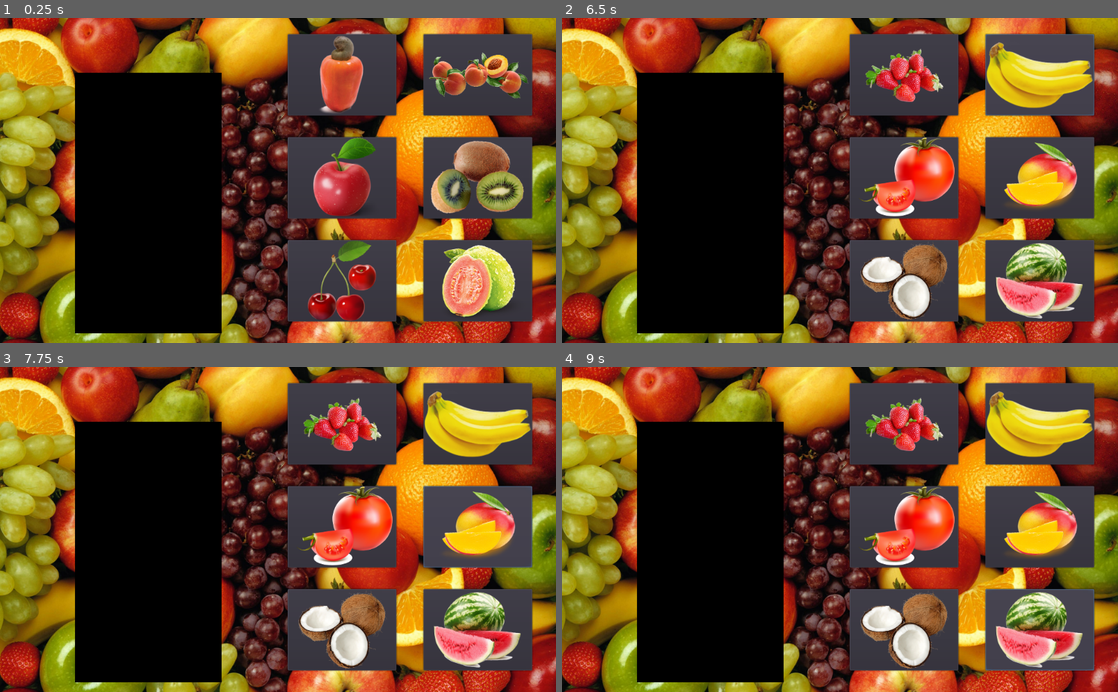
Above: before the commit, frames 1-4 (two rows, left to right).
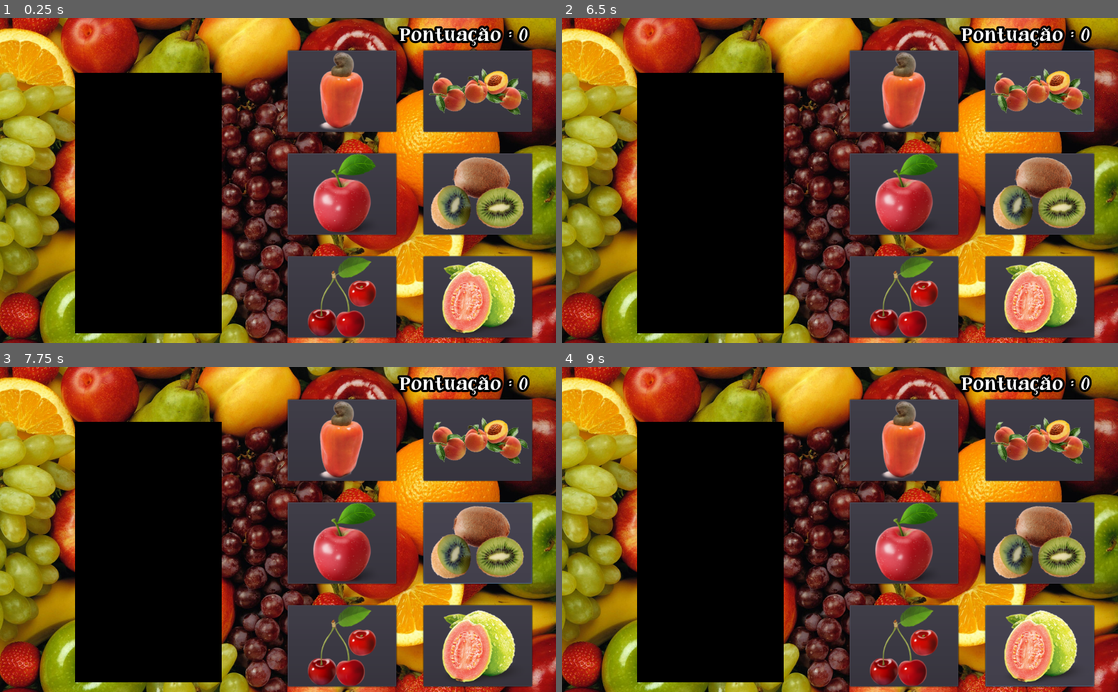
Above: after the commit, the same moments.

Repository: ClaudioKamoda/Qual-a-Fruta
Game: Godot game, scene res://cenas/principalDificeis.tscn
The game is run twice, just before and just after one commit, with the same random seed, the same clock (stepped at 60 frames per second) and the same inputs. This scene is started directly instead of the project's main scene. The engine's default icon, where the game draws it, is replaced by a stand-in: a white triangle on a blue panel in a dark square. Video files are missing from this copy of the repository; at most half a second of black plays in their place.
Inputs (mouse positions are in pixels of both pictures, inside the frame that each line leads up to; where the layout moved, square brackets give the same spot in the first picture):
- Up to frame 1 (0.25 s): no input
- Up to frame 2 (6.5 s): click (906, 89) [906, 73] at 0.5 s; click (1040, 89) [1040, 73] at 1.25 s; click (906, 193) [906, 177] at 2 s; click (1040, 193) [1040, 177] at 2.75 s; click (906, 297) [906, 281] at 3.5 s; click (1040, 297) [1040, 281] at 4.25 s; click (906, 89) [906, 73] at 5 s; click (1040, 89) [1040, 73] at 5.75 s
- Up to frame 3 (7.75 s): click (344, 542) [344, 526] at 6.5 s; click (478, 542) [478, 526] at 7.25 s
- Up to frame 4 (9 s): click (906, 646) [906, 630] at 8 s; click (1040, 646) [1040, 630] at 8.75 s

The runs differ from the first frame. In frame 1, 24% of the frame differs, in the area x 0-99%, y 0-100%; in frame 2, 27%; in frame 3, 27%; in frame 4, 27%.
Error after the commit: Attempt to call function 'set_text' in base 'null instance' on a null instance. (res://scripts/principalDificeis.gd:81)

Commit message:
placar finalizado

Diff:
--- a/cenas/principalDificeis.tscn
+++ b/cenas/principalDificeis.tscn
@@ -1,10 +1,18 @@
-[gd_scene load_steps=6 format=2]
+[gd_scene load_steps=8 format=2]
 
 [ext_resource path="res://scripts/principalDificeis.gd" type="Script" id=1]
 [ext_resource path="res://imagens/icon.png" type="Texture" id=2]
 [ext_resource path="res://cenas/Background.tscn" type="PackedScene" id=3]
 [ext_resource path="res://cenas/PerguntasDificeis.tscn" type="PackedScene" id=4]
 [ext_resource path="res://videos/Maracuja.ogv" type="VideoStream" id=5]
+[ext_resource path="res://fonts/JandaCurlygirlChunky.ttf" type="DynamicFontData" id=6]
+
+[sub_resource type="DynamicFont" id=1]
+size = 30
+outline_size = 4
+outline_color = Color( 0, 0, 0, 1 )
+extra_spacing_char = 1
+font_data = ExtResource( 6 )
 
 [node name="Control" type="Control"]
 margin_right = 40.0
@@ -24,9 +32,9 @@
 
 [node name="Fruta1" type="Button" parent="Botões"]
 margin_left = 530.0
-margin_top = 30.0
+margin_top = 60.0
 margin_right = 730.0
-margin_bottom = 180.0
+margin_bottom = 210.0
 
 [node name="SpriteFruta1" type="Sprite" parent="Botões/Fruta1"]
 texture = ExtResource( 2 )
@@ -34,9 +42,9 @@
 
 [node name="Fruta2" type="Button" parent="Botões"]
 margin_left = 780.0
-margin_top = 30.0
+margin_top = 60.0
 margin_right = 980.0
-margin_bottom = 180.0
+margin_bottom = 210.0
 
 [node name="SpriteFruta2" type="Sprite" parent="Botões/Fruta2"]
 texture = ExtResource( 2 )
@@ -44,9 +52,9 @@
 
 [node name="Fruta3" type="Button" parent="Botões"]
 margin_left = 530.0
-margin_top = 220.0
+margin_top = 250.0
 margin_right = 730.0
-margin_bottom = 370.0
+margin_bottom = 400.0
 
 [node name="SpriteFruta3" type="Sprite" parent="Botões/Fruta3"]
 texture = ExtResource( 2 )
@@ -54,9 +62,9 @@
 
 [node name="Fruta4" type="Button" parent="Botões"]
 margin_left = 780.0
-margin_top = 220.0
+margin_top = 250.0
 margin_right = 980.0
-margin_bottom = 370.0
+margin_bottom = 400.0
 
 [node name="SpriteFruta4" type="Sprite" parent="Botões/Fruta4"]
 texture = ExtResource( 2 )
@@ -64,9 +72,9 @@
 
 [node name="Fruta5" type="Button" parent="Botões"]
 margin_left = 530.0
-margin_top = 410.0
+margin_top = 440.0
 margin_right = 730.0
-margin_bottom = 560.0
+margin_bottom = 590.0
 
 [node name="SpriteFruta5" type="Sprite" parent="Botões/Fruta5"]
 texture = ExtResource( 2 )
@@ -74,9 +82,9 @@
 
 [node name="Fruta6" type="Button" parent="Botões"]
 margin_left = 780.0
-margin_top = 410.0
+margin_top = 440.0
 margin_right = 980.0
-margin_bottom = 560.0
+margin_bottom = 590.0
 
 [node name="SpriteFruta6" type="Sprite" parent="Botões/Fruta6"]
 texture = ExtResource( 2 )
@@ -98,6 +106,15 @@
 margin_bottom = 852.0
 rect_rotation = 270.0
 stream = ExtResource( 5 )
+
+[node name="placar" type="RichTextLabel" parent="."]
+margin_left = 722.0
+margin_top = 10.0
+margin_right = 1014.0
+margin_bottom = 58.0
+custom_fonts/normal_font = SubResource( 1 )
+text = " Pontuação : 0"
+scroll_active = false
 [connection signal="button_up" from="Botões/Fruta1" to="." method="_on_Fruta1_button_up"]
 [connection signal="button_up" from="Botões/Fruta2" to="." method="_on_Fruta2_button_up"]
 [connection signal="button_up" from="Botões/Fruta3" to="." method="_on_Fruta3_button_up"]
--- a/cenas/principalFaceis.tscn
+++ b/cenas/principalFaceis.tscn
@@ -1,15 +1,24 @@
-[gd_scene load_steps=6 format=2]
+[gd_scene load_steps=8 format=2]
 
 [ext_resource path="res://scripts/principalFaceis.gd" type="Script" id=1]
 [ext_resource path="res://imagens/icon.png" type="Texture" id=2]
 [ext_resource path="res://cenas/PerguntasFaceis.tscn" type="PackedScene" id=3]
 [ext_resource path="res://cenas/Background.tscn" type="PackedScene" id=4]
 [ext_resource path="res://videos/Banana.ogv" type="VideoStream" id=5]
+[ext_resource path="res://fonts/JandaCurlygirlChunky.ttf" type="DynamicFontData" id=6]
+
+[sub_resource type="DynamicFont" id=1]
+size = 30
+outline_size = 4
+outline_color = Color( 0.0196078, 0.00392157, 0.00392157, 1 )
+extra_spacing_char = 1
+font_data = ExtResource( 6 )
 
 [node name="Control" type="Control"]
 margin_right = 40.0
 margin_bottom = 40.0
 script = ExtResource( 1 )
+placarPath = NodePath("placar")
 videoFrutaPath = NodePath("VideoFruta")
 fruta1Path = NodePath("Botões/Fruta 1/SpriteFruta1")
 fruta2Path = NodePath("Botões/Fruta 2/SpriteFruta2")
@@ -58,6 +67,15 @@
 rect_rotation = 270.0
 stream = ExtResource( 5 )
 autoplay = true
+
+[node name="placar" type="RichTextLabel" parent="."]
+margin_left = 722.0
+margin_top = 10.0
+margin_right = 1014.0
+margin_bottom = 58.0
+custom_fonts/normal_font = SubResource( 1 )
+text = " Pontuação : 0"
+scroll_active = false
 [connection signal="button_up" from="Botões/Fruta 1" to="." method="_on_Fruta_1_button_up"]
 [connection signal="button_up" from="Botões/Fruta 2" to="." method="_on_Fruta_2_button_up"]
 [connection signal="timeout" from="timer" to="." method="_on_timer_timeout"]
--- a/cenas/principalMedias.tscn
+++ b/cenas/principalMedias.tscn
@@ -1,15 +1,24 @@
-[gd_scene load_steps=6 format=2]
+[gd_scene load_steps=8 format=2]
 
 [ext_resource path="res://scripts/principalMedias.gd" type="Script" id=1]
 [ext_resource path="res://imagens/icon.png" type="Texture" id=2]
 [ext_resource path="res://cenas/Background.tscn" type="PackedScene" id=3]
 [ext_resource path="res://cenas/PerguntasMedias.tscn" type="PackedScene" id=4]
 [ext_resource path="res://videos/Abacaxi.ogv" type="VideoStream" id=5]
+[ext_resource path="res://fonts/JandaCurlygirlChunky.ttf" type="DynamicFontData" id=6]
+
+[sub_resource type="DynamicFont" id=1]
+size = 30
+outline_size = 4
+outline_color = Color( 0, 0, 0, 1 )
+extra_spacing_char = 1
+font_data = ExtResource( 6 )
 
 [node name="Control" type="Control"]
 margin_right = 40.0
 margin_bottom = 40.0
 script = ExtResource( 1 )
+placarPath = NodePath("placar")
 videoFrutaPath = NodePath("videoFruta")
 fruta1Path = NodePath("Botões/Fruta1/SpriteFruta1")
 fruta2Path = NodePath("Botões/Fruta2/SpriteFruta2")
@@ -76,6 +85,15 @@
 margin_bottom = 852.0
 rect_rotation = 270.0
 stream = ExtResource( 5 )
+
+[node name="placar" type="RichTextLabel" parent="."]
+margin_left = 722.0
+margin_top = 10.0
+margin_right = 1014.0
+margin_bottom = 58.0
+custom_fonts/normal_font = SubResource( 1 )
+text = " Pontuação : 0"
+scroll_active = false
 [connection signal="button_up" from="Botões/Fruta1" to="." method="_on_Fruta1_button_up"]
 [connection signal="button_up" from="Botões/Fruta2" to="." method="_on_Fruta2_button_up"]
 [connection signal="button_up" from="Botões/Fruta3" to="." method="_on_Fruta3_button_up"]
--- a/project.godot
+++ b/project.godot
@@ -19,6 +19,11 @@
 run/main_scene="res://cenas/TitleScreen.tscn"
 config/icon="res://imagens/icon.png"
 
+[display]
+
+window/stretch/mode="2d"
+window/stretch/aspect="keep"
+
 [rendering]
 
 environment/default_environment="res://default_env.tres"
--- a/scripts/principalDificeis.gd
+++ b/scripts/principalDificeis.gd
@@ -1,5 +1,6 @@
 extends Control
 
+export (NodePath) var placarPath
 export (NodePath) var videoFrutaPath
 export (NodePath) var fruta1Path
 export (NodePath) var fruta2Path
@@ -10,6 +11,7 @@
 export (NodePath) var perguntasDificeisPath
 export (NodePath) var timerPath
 
+onready var placar = get_node(placarPath)
 onready var video = get_node(videoFrutaPath)
 onready var fruta1 = get_node(fruta1Path)
 onready var fruta2 = get_node(fruta2Path)
@@ -71,30 +73,36 @@
 		print("Você acertou, "+fruta1Text)
 		score = score + 100 - penalty
 		penalty = 0
+		placar.set_text(" Pontuação : "+str(score))
 		timer.start()
 	else:
 		penalty += 10
 		print("Você errou, "+fruta1Text)
+		placar.set_text(" Pontuação : "+str(score))
 
 func _on_Fruta2_button_up():
 	if fruta2Text == resposta:
 		print("Você acertou, "+fruta2Text)
 		score = score + 100 - penalty
 		penalty = 0
+		placar.set_text(" Pontuação : "+str(score))
 		timer.start()
 	else:
 		penalty += 10
 		print("Você errou, "+fruta2Text)
+		placar.set_text(" Pontuação : "+str(score))
 
 func _on_Fruta3_button_up():
 	if fruta3Text == resposta:
 		print("Você acertou, "+fruta3Text)
 		score = score + 100 - penalty
 		penalty = 0
+		placar.set_text(" Pontuação : "+str(score))
 		timer.start()
 	else:
 		penalty += 10
 		print("Você errou, "+fruta3Text)
+		placar.set_text(" Pontuação : "+str(score))
 
 
 func _on_Fruta4_button_up():
@@ -102,20 +110,24 @@
 		print("Você acertou, "+fruta4Text)
 		score = score + 100 - penalty
 		penalty = 0
+		placar.set_text(" Pontuação : "+str(score))
 		timer.start()
 	else:
 		penalty += 10
 		print("Você errou, "+fruta4Text)
+		placar.set_text(" Pontuação : "+str(score))
 
 func _on_Fruta5_button_up():
 	if fruta5Text == resposta:
 		print("Você acertou, "+fruta5Text)
 		score = score + 100 - penalty
 		penalty = 0
+		placar.set_text(" Pontuação : "+str(score))
 		timer.start()
 	else:
 		penalty += 10
 		print("Você errou, "+fruta5Text)
+		placar.set_text(" Pontuação : "+str(score))
 
 
 func _on_Fruta6_button_up():
@@ -123,10 +135,12 @@
 		print("Você acertou, "+fruta6Text)
 		score = score + 100 - penalty
 		penalty = 0
+		placar.set_text(" Pontuação : "+str(score))
 		timer.start()
 	else:
 		penalty += 10
 		print("Você errou, "+fruta6Text)
+		placar.set_text(" Pontuação : "+str(score))
 
 func _on_Timer_timeout():
 	set_Pergunta()
--- a/scripts/principalFaceis.gd
+++ b/scripts/principalFaceis.gd
@@ -1,11 +1,13 @@
 extends Control
 
+export (NodePath) var placarPath
 export (NodePath) var videoFrutaPath
 export (NodePath) var fruta1Path
 export (NodePath) var fruta2Path
 export (NodePath) var perguntasFaceisPath
 export (NodePath) var timerPath
 
+onready var placar = get_node(placarPath)
 onready var video = get_node(videoFrutaPath)
 onready var fruta1 = get_node(fruta1Path)
 onready var fruta2 = get_node(fruta2Path)
@@ -51,10 +53,12 @@
 		score = score + 100 - penalty
 		penalty = 0
 		print("Você acertou, "+fruta1Text+" "+str(score))
+		placar.set_text(" Pontuação : "+str(score))
 		timer.start()
 	else:
 		penalty += 10
 		print("Você errou, "+fruta1Text+" "+str(score))
+		placar.set_text(" Pontuação : "+str(score))
 
 
 func _on_Fruta_2_button_up():
@@ -62,10 +66,12 @@
 		score = score + 100 - penalty
 		penalty = 0
 		print("Você acertou, "+fruta2Text+" "+str(score))
+		placar.set_text(" Pontuação : "+str(score))
 		timer.start()
 	else:
 		penalty += 10
 		print("Você errou, "+fruta2Text+" "+str(score))
+		placar.set_text(" Pontuação : "+str(score))
 
 
 func _on_timer_timeout():
--- a/scripts/principalMedias.gd
+++ b/scripts/principalMedias.gd
@@ -1,5 +1,6 @@
 extends Control
 
+export (NodePath) var placarPath
 export (NodePath) var videoFrutaPath
 export (NodePath) var fruta1Path
 export (NodePath) var fruta2Path
@@ -8,6 +9,7 @@
 export (NodePath) var perguntasMediasPath
 export (NodePath) var timerPath
 
+onready var placar = get_node(placarPath)
 onready var video = get_node(videoFrutaPath)
 onready var fruta1 = get_node(fruta1Path)
 onready var fruta2 = get_node(fruta2Path)
@@ -62,10 +64,12 @@
 		print("Você acertou, "+fruta1Text)
 		score = score + 100 - penalty
 		penalty = 0
+		placar.set_text(" Pontuação : "+str(score))
 		timer.start()
 	else:
 		penalty += 10
 		print("Você errou, "+fruta1Text)
+		placar.set_text(" Pontuação : "+str(score))
 
 
 
@@ -74,10 +78,12 @@
 		print("Você acertou, "+fruta2Text)
 		score = score + 100 - penalty
 		penalty = 0
+		placar.set_text(" Pontuação : "+str(score))
 		timer.start()
 	else:
 		penalty += 10
 		print("Você errou, "+fruta2Text)
+		placar.set_text(" Pontuação : "+str(score))
 
 
 func _on_Fruta3_button_up():
@@ -85,10 +91,12 @@
 		print("Você acertou, "+fruta3Text)
 		score = score + 100 - penalty
 		penalty = 0
+		placar.set_text(" Pontuação : "+str(score))
 		timer.start()
 	else:
 		penalty += 10
 		print("Você errou, "+fruta3Text)
+		placar.set_text(" Pontuação : "+str(score))
 
 
 func _on_Fruta4_button_up():
@@ -96,10 +104,12 @@
 		print("Você acertou, "+fruta4Text)
 		score = score + 100 - penalty
 		penalty = 0
+		placar.set_text(" Pontuação : "+str(score))
 		timer.start()
 	else:
 		penalty += 10
 		print("Você errou, "+fruta4Text)
+		placar.set_text(" Pontuação : "+str(score))
 
 
 func _on_Timer_timeout():
